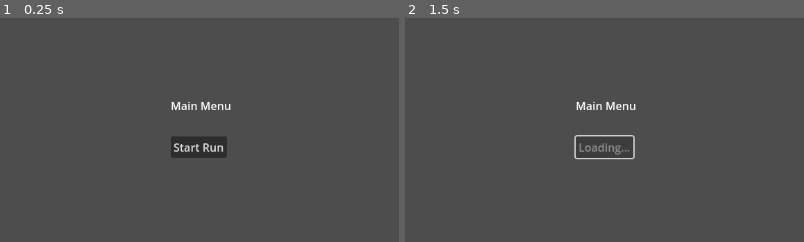
Above: before the commit, frames 1-2 (left to right).
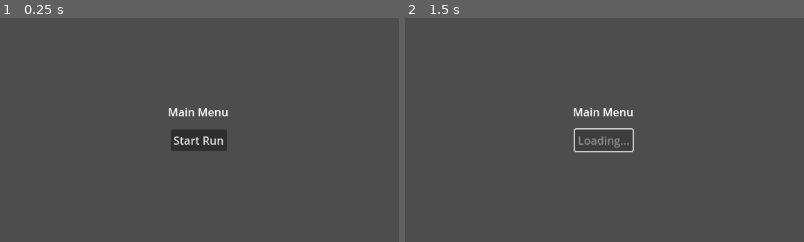
Above: after the commit, the same moments.

Repository: krickovix/turn-based-rpg
Game: Godot game, scene res://main_menu/main_menu.tscn
Same seed, same stepped clock (60 frames per second), same inputs: the game is played once before the commit and once after it.
Inputs:
- Up to frame 1 (0.25 s): no input
- Up to frame 2 (1.5 s): click "Start Run" at 0.5 s
The pictures show only the part of the screen within x 25-75%, y 29-79%; the shares and areas given below are measured in that part.

The runs differ from the first frame. In frame 1, 1.9% of the frame differs, in the area x 42-58%, y 37-63%; in frame 2, 1.6%.

Commit message:
Update MainMenu to Control

Diff:
--- a/client/nordeus-turn-rpg/main_menu/main_menu.gd
+++ b/client/nordeus-turn-rpg/main_menu/main_menu.gd
@@ -1,4 +1,4 @@
-extends Node2D
+extends Control
 
 const MAP_PATH = "res://map/map.tscn"
 const RUN_CONFIG_REQ_URL = "http://127.0.0.1:8000/run/new"
--- a/client/nordeus-turn-rpg/main_menu/main_menu.tscn
+++ b/client/nordeus-turn-rpg/main_menu/main_menu.tscn
@@ -2,23 +2,45 @@
 
 [ext_resource type="Script" uid="uid://co7olt3bt0523" path="res://main_menu/main_menu.gd" id="1_oa53l"]
 
-[node name="MainMenu" type="Node2D"]
+[node name="MainMenu" type="Control"]
+layout_mode = 3
+anchors_preset = 15
+anchor_right = 1.0
+anchor_bottom = 1.0
+grow_horizontal = 2
+grow_vertical = 2
 script = ExtResource("1_oa53l")
 
 [node name="Label" type="Label" parent="."]
-offset_left = 536.0
-offset_top = 304.0
-offset_right = 624.0
-offset_bottom = 327.0
+layout_mode = 1
+anchors_preset = 8
+anchor_left = 0.5
+anchor_top = 0.5
+anchor_right = 0.5
+anchor_bottom = 0.5
+offset_left = -44.0
+offset_top = -11.5
+offset_right = 44.0
+offset_bottom = 11.5
+grow_horizontal = 2
+grow_vertical = 2
 text = "Main Menu"
 horizontal_alignment = 1
 vertical_alignment = 1
 
 [node name="StartButton" type="Button" parent="."]
-offset_left = 536.0
-offset_top = 360.0
-offset_right = 617.0
-offset_bottom = 391.0
+layout_mode = 1
+anchors_preset = 8
+anchor_left = 0.5
+anchor_top = 0.5
+anchor_right = 0.5
+anchor_bottom = 0.5
+offset_left = -40.5
+offset_top = 26.0
+offset_right = 40.5
+offset_bottom = 57.0
+grow_horizontal = 2
+grow_vertical = 2
 text = "Start Run"
 
 [connection signal="pressed" from="StartButton" to="." method="_on_start_button_pressed"]
